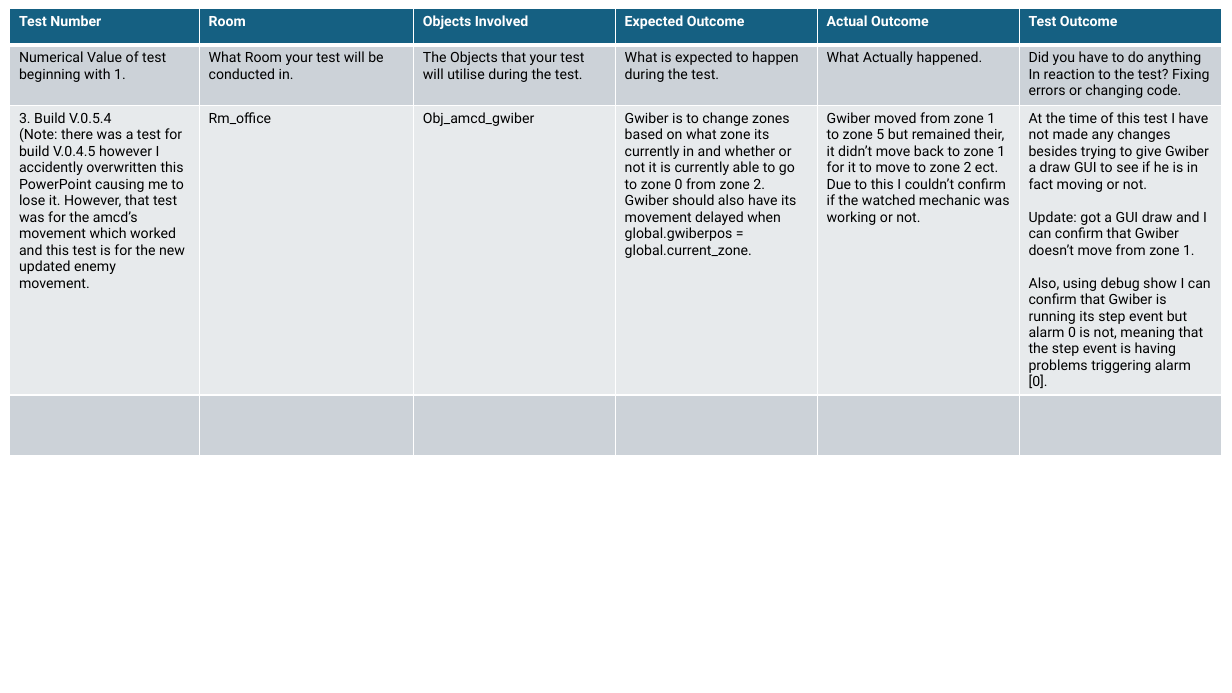
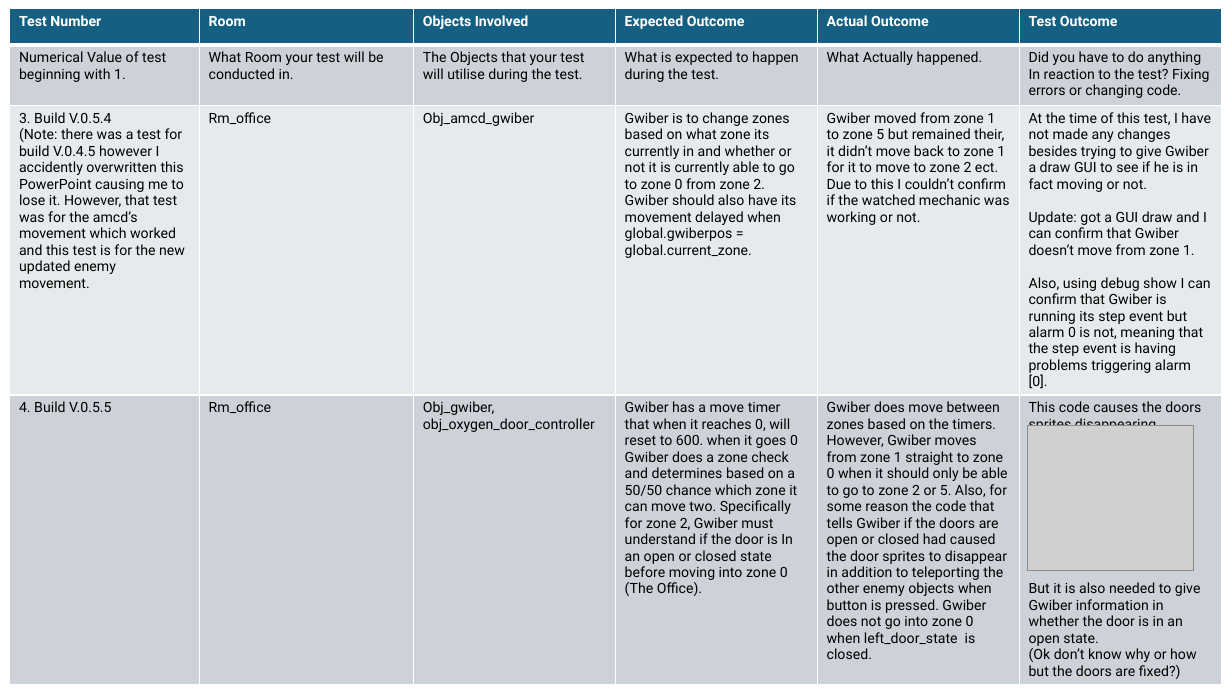
Before and after one commit to QuotedTrain5221/Critical-Failure-3, a slide deck: slide 13 of Logs/Development Log and Alpha Testing.pptx (slide 12 before the commit). Drawn at 1232x693 pixels with LibreOffice and Linux fonts; fonts in the diff are those of the drawing; grey boxes stand for pictures. Boxes give left, top, right and bottom in pixels: in the first picture for what was removed or moved away, otherwise in the second. Text is boxed around its words. In the diff, an @@ line names an element or a change of style, - is before the commit and + after.

Commit message:
Critical Failure V.0.6+
Just some minor additions but Enemy Gwiber isn't 100% at this moment.

```diff
--- a/Logs/Development Log and Alpha Testing.pptx
+++ b/Logs/Development Log and Alpha Testing.pptx
@@ table at <box>10,8,1224,683</box> @@
-row 3, column 6: At the time of this test I have not made any changes besides trying to give Gwiber a draw GUI to see if he is in fact moving or not. / Update: got a GUI draw and I can confirm that Gwiber doesn’t move from zone 1. / Also, using debug show I can confirm that Gwiber is running its step event but alarm 0 is not, meaning that the step event is having problems triggering alarm [0].
+row 3, column 6: At the time of this test, I have not made any changes besides trying to give Gwiber a draw GUI to see if he is in fact moving or not. / Update: got a GUI draw and I can confirm that Gwiber doesn’t move from zone 1. / Also, using debug show I can confirm that Gwiber is running its step event but alarm 0 is not, meaning that the step event is having problems triggering alarm [0].
-row 4:  |  |  |  |  | 
+row 4: 4. Build V.0.5.5 | Rm_office | Obj_gwiber, obj_oxygen_door_controller | Gwiber has a move timer that when it reaches 0, will reset to 600. when it goes 0 Gwiber does a zone check and determines based on a 50/50 chance which zone it can move two. Specifically for zone 2, Gwiber must understand if the door is In an open or closed state before moving into zone 0 (The Office). | Gwiber does move between zones based on the timers. However, Gwiber moves from zone 1 straight to zone 0 when it should only be able to go to zone 2 or 5. Also, for some reason the code that tells Gwiber if the doors are open or closed had caused the door sprites to disappear in addition to teleporting the other enemy objects when button is pressed. Gwiber does not go into zone 0 when left_door_state is closed. | This code causes the doors sprites disappearing / But it is also needed to give Gwiber information in whether the door is in an open state. / (Ok don’t know why or how but the doors are fixed?)
@@ picture added at <box>1028,426,1194,570</box> @@
```
Also in this commit, not shown: 1 slide added, 34 other files.
